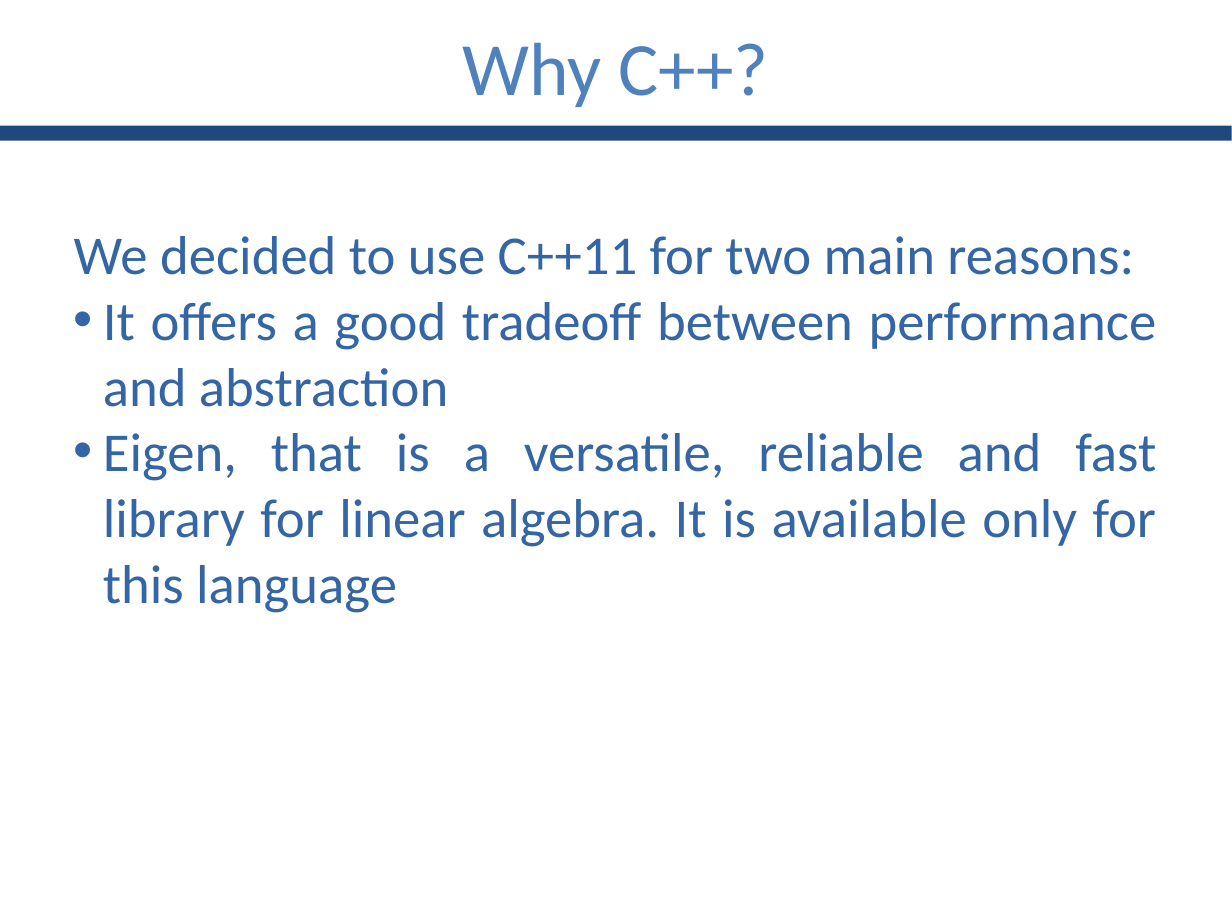
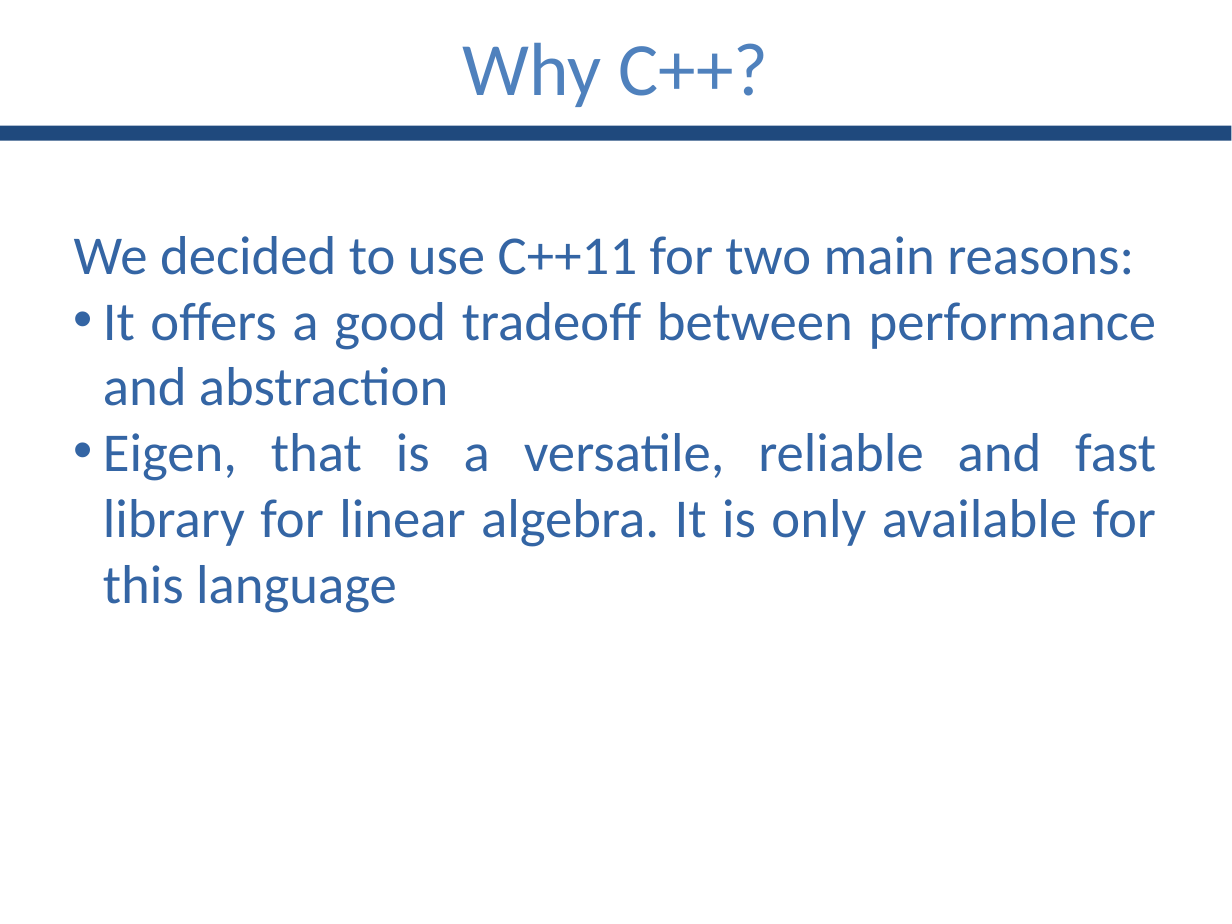
Before and after one commit to GianlucaBortoli/bachelorThesis, a slide deck: slide 13 of slides/slides.pptx. Drawn at 1232x924 pixels with LibreOffice and Linux fonts; fonts in the diff are those of the drawing. Boxes give left, top, right and bottom in pixels: in the first picture for what was removed or moved away, otherwise in the second. Text is boxed around its words. In the diff, an @@ line names an element or a change of style, - is before the commit and + after.

```diff
--- a/slides/slides.pptx
+++ b/slides/slides.pptx
@@ text at (103, 433, 1156, 613): text changed @@
-• Eigen, that is a versatile, reliable and fast library for linear algebra. It is available only for this language
+• Eigen, that is a versatile, reliable and fast library for linear algebra. It is only available for this language
```
Also in this commit, not shown: 5 other slides changed.
